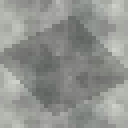
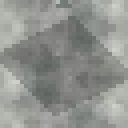
Layers edited between the first and the second 128px x 128px image:
painted on "Pasted Layer" over [56, 0, 72, 8]
added layer "Pasted Layer #2" (25%) above "Background" over [56, 0, 72, 8]
